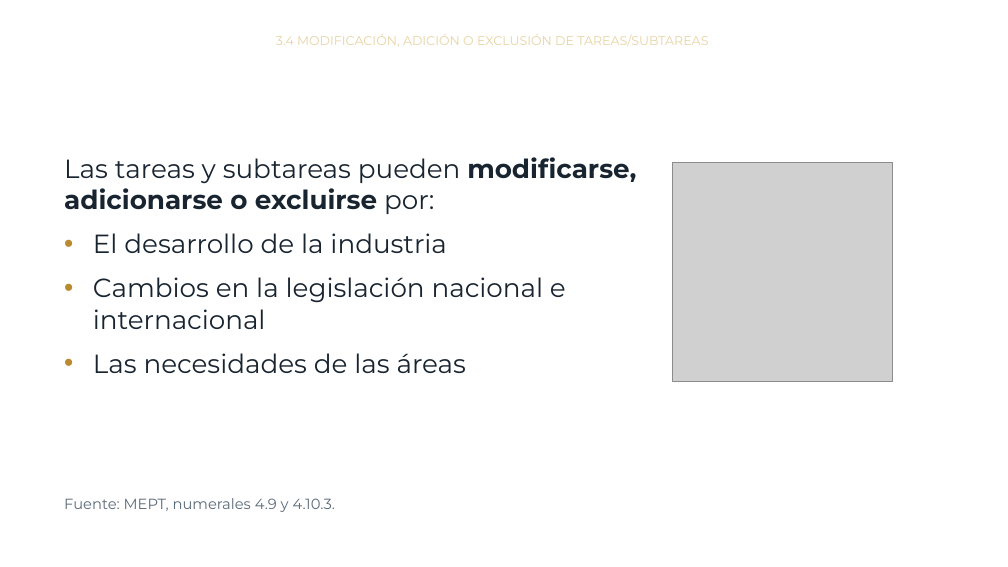
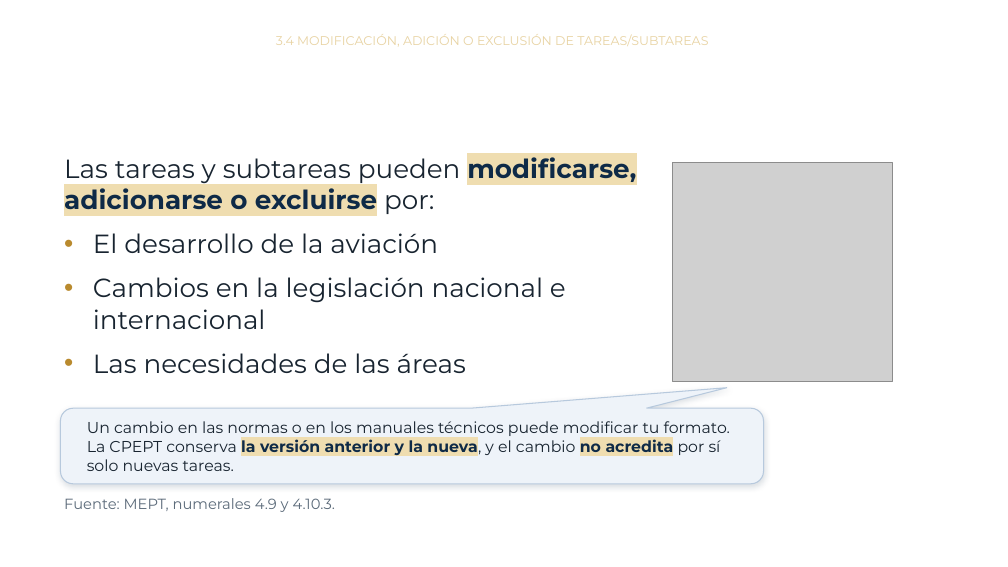
Before and after one commit to jmfigueroah01-creator/Curso-MEPT-OJT, a slide deck: slide 16 of modulo3.pptx (slide 15 before the commit). Drawn at 1008x567 pixels with LibreOffice and Linux fonts; fonts in the diff are those of the drawing; grey boxes stand for pictures; background and template pictures are left out. Boxes give left, top, right and bottom in pixels: in the first picture for what was removed or moved away, otherwise in the second. Text is boxed around its words. In the diff, an @@ line names an element or a change of style, - is before the commit and + after.

```diff
--- a/modulo3.pptx
+++ b/modulo3.pptx
@@ text at [64,152,636,214]: text colour #182430 to #0E2A47, highlight none to #EFDDB0 in "modificarse, adicionarse o excluirse" @@
@@ text at [93,233,438,253]: text changed @@
-• El desarrollo de la industria
+• El desarrollo de la aviación
@@ rounded speech box added at [60,408,764,484], fill #EEF3F9, outline #B7C9DD 1 pt, 15 pt, text #182430 @@
+Un cambio en las normas o en los manuales técnicos puede modificar tu formato. La CPEPT conserva la versión anterior y la nueva, y el cambio no acredita por sí solo nuevas tareas.
```
Also in this commit, not shown: 12 other slides changed, 11 slides added, 10 slides removed, 1 other file.
